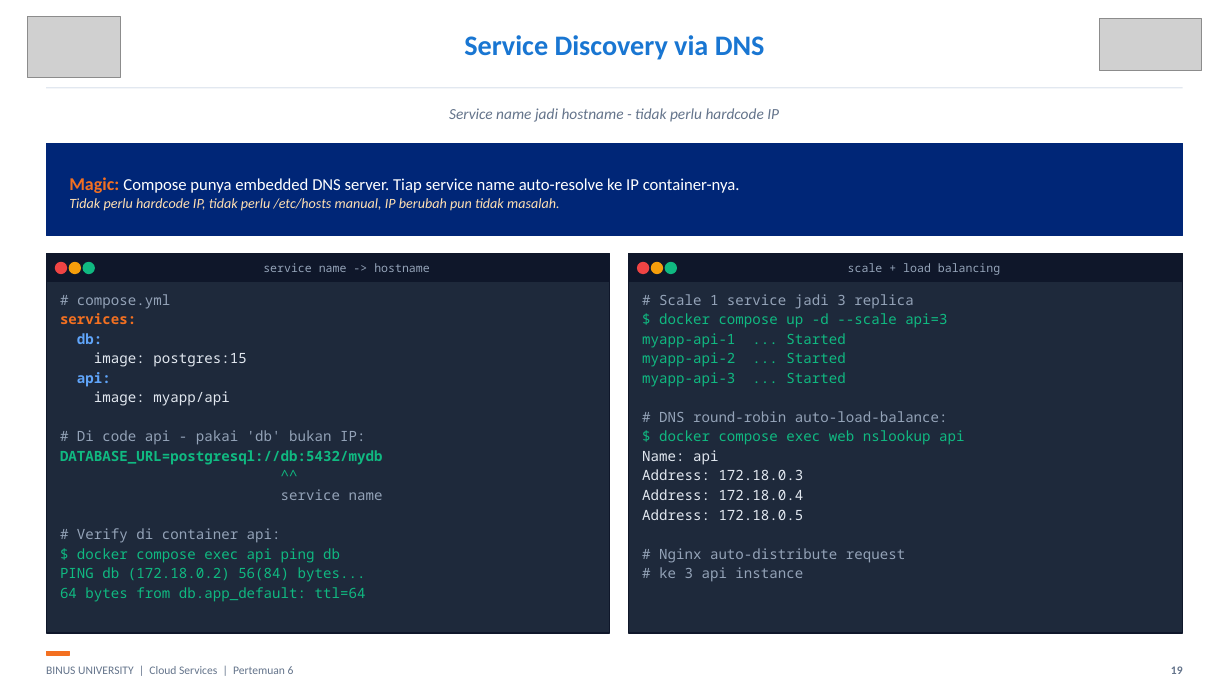
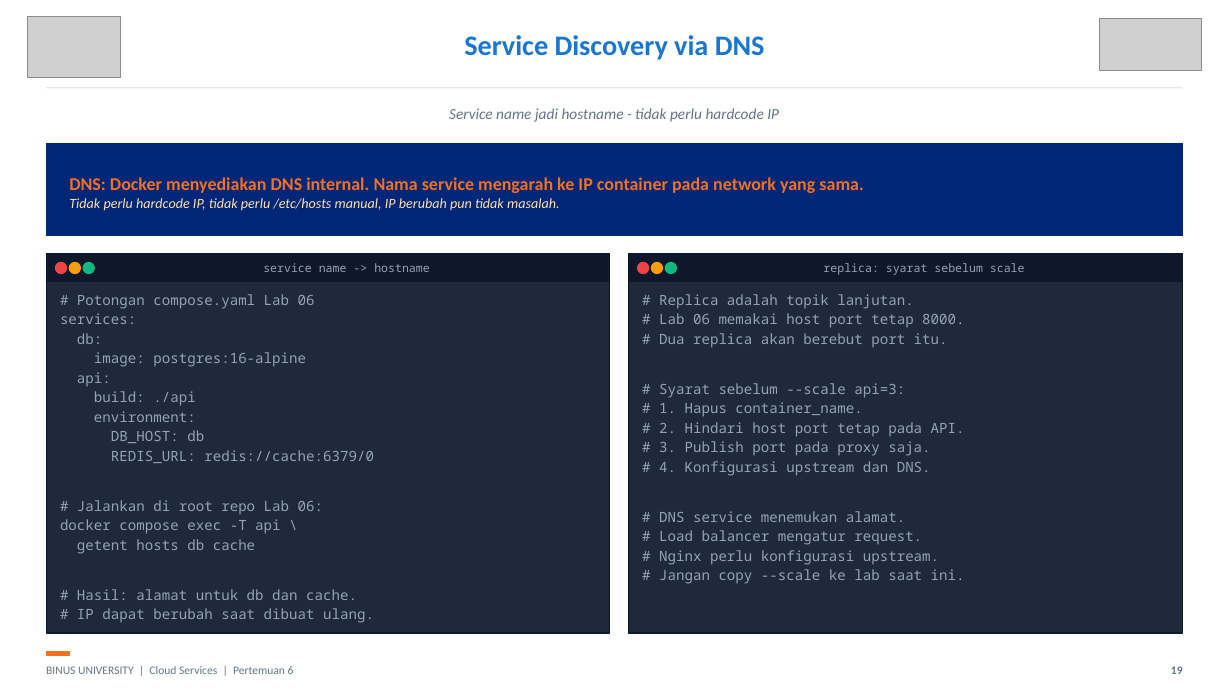
Before and after one commit to SeedFlora/meet6CloudService, a slide deck: slide 19 of slides/Teori_Pertemuan_06.pptx. Drawn at 1232x693 pixels with LibreOffice and Linux fonts; fonts in the diff are those of the drawing; grey boxes stand for pictures. Boxes give left, top, right and bottom in pixels: in the first picture for what was removed or moved away, otherwise in the second. Text is boxed around its words. In the diff, an @@ line names an element or a change of style, - is before the commit and + after.

Commit message:
Complete Docker Compose theory walkthrough and repair slide readability

```diff
--- a/slides/Teori_Pertemuan_06.pptx
+++ b/slides/Teori_Pertemuan_06.pptx
@@ text at [69,177,863,193]: text changed; size 13 to 14 pt; text colour #FFFFFF to #F37021; bold on @@
-Magic: Compose punya embedded DNS server. Tiap service name auto-resolve ke IP container-nya.
+DNS: Docker menyediakan DNS internal. Nama service mengarah ke IP container pada network yang sama.
@@ text at [823,263,1025,275]: text changed @@
-scale + load balancing
+replica: syarat sebelum scale
@@ text at [77,294,315,309]: text changed @@
-# compose.yml
+# Potongan compose.yaml Lab 06
@@ text at [659,294,965,584]: text changed; text colour #10B981 to #94A3B8 @@
-# Scale 1 service jadi 3 replica
-$ docker compose up -d --scale api=3
-myapp-api-1 ... Started
-myapp-api-2 ... Started
-myapp-api-3 ... Started
-# DNS round-robin auto-load-balance:
-$ docker compose exec web nslookup api
-Name: api
-Address: 172.18.0.3
-Address: 172.18.0.4
-Address: 172.18.0.5
-# Nginx auto-distribute request
-# ke 3 api instance
+# Replica adalah topik lanjutan.
+# Lab 06 memakai host port tetap 8000.
+# Dua replica akan berebut port itu.
+# Syarat sebelum --scale api=3:
+# 1. Hapus container_name.
+# 2. Hindari host port tetap pada API.
+# 3. Publish port pada proxy saja.
+# 4. Konfigurasi upstream dan DNS.
+# DNS service menemukan alamat.
+# Load balancer mengatur request.
+# Nginx perlu konfigurasi upstream.
+# Jangan copy --scale ke lab saat ini.
@@ text at [60,313,136,386]: text colour #F37021 to #94A3B8 in "services:"; bold off in "services:", "db:", "api:"; text colour #60A5FA to #94A3B8 in "db:", "api:" @@
@@ text at [94,352,306,367]: text changed; text colour #E2E8F0 to #94A3B8 @@
-image: postgres:15
+image: postgres:16-alpine
@@ text at [60,391,374,623]: text changed; text colour #10B981 to #94A3B8 @@
-image: myapp/api
-# Di code api - pakai 'db' bukan IP:
-DATABASE_URL=postgresql://db:5432/mydb
-^^
-service name
-# Verify di container api:
-$ docker compose exec api ping db
-PING db (172.18.0.2) 56(84) bytes...
-64 bytes from db.app_default: ttl=64
+build: ./api
+environment:
+DB_HOST: db
+REDIS_URL: redis://cache:6379/0
+# Jalankan di root repo Lab 06:
+docker compose exec -T api \
+getent hosts db cache
+# Hasil: alamat untuk db dan cache.
+# IP dapat berubah saat dibuat ulang.
```
Also in this commit, not shown: 17 other slides changed, 4 other files.
